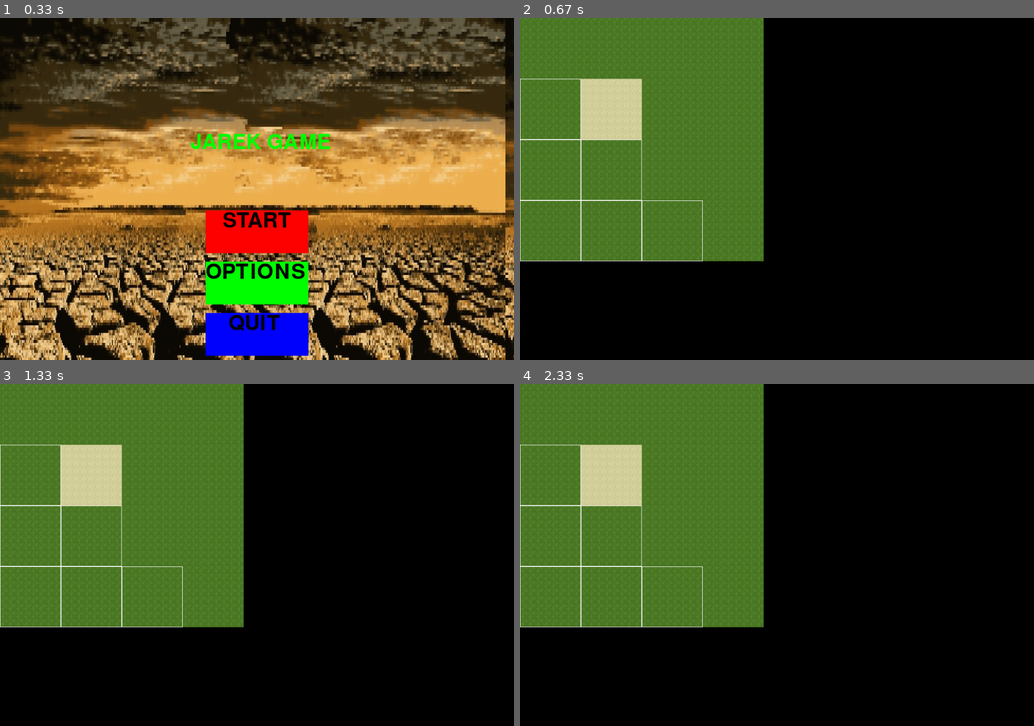
Above: before the commit, frames 1-4 (two rows, left to right).
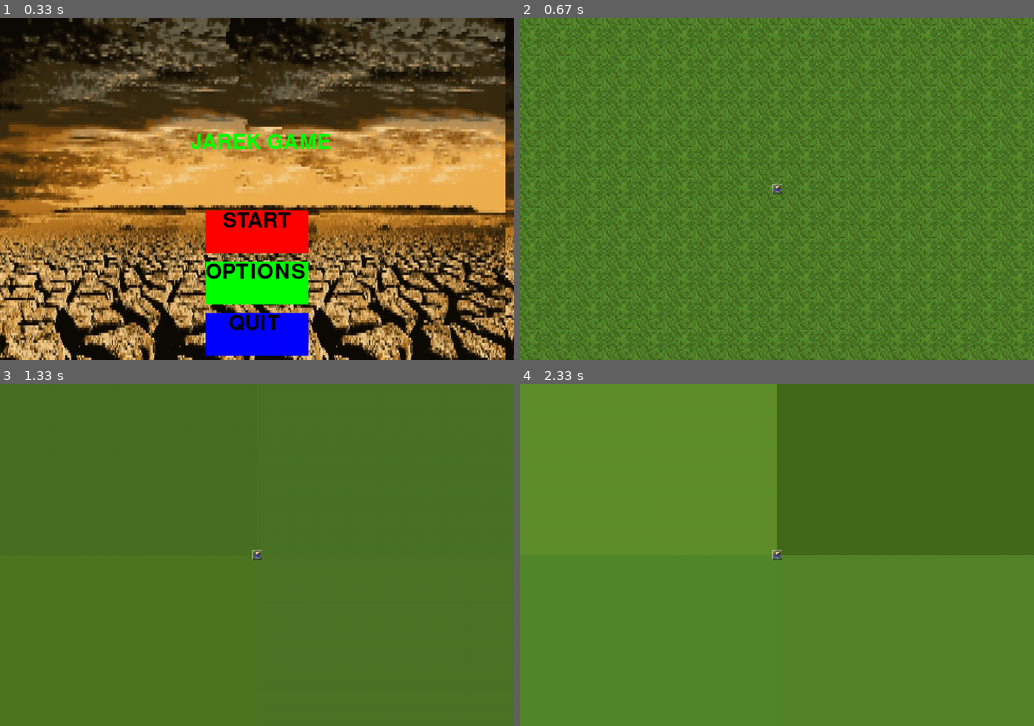
Above: after the commit, the same moments.

Repository: heavykisiel/PygameProject2
Game: pygame game, started from main.py
Two runs of this game, one before a commit and one after it. Both use one fixed random seed, a clock stepped at 60 frames per second and the inputs below.
Inputs (mouse positions are in pixels of both pictures, inside the frame that each line leads up to):
- Up to frame 1 (0.33 s): no input
- Up to frame 2 (0.67 s): click "START" at 0.38 s
- Up to frame 3 (1.33 s): hold Q 0.67-1.13 s; hold Right 0.67-1.13 s; move the mouse to (236, 568) at 0.7 s; hold Right from 1.17 s (still down)
- Up to frame 4 (2.33 s): release Right at 1.63 s; hold Up 1.67-1.97 s; tap E at 1.82 s; hold Right from 2 s (still down)

Frame 1 is identical in both runs. In frame 2, 71% of the frame differs, in the area x 0-100%, y 0-100%; in frame 3, 70%; in frame 4, 75%.

Commit message:
alpha ver. 0.1022

Diff:
--- a/Camera.py
+++ b/Camera.py
@@ -1,6 +1,21 @@
 import pygame
 
 
-class Camera:
+class Camera(pygame.sprite.Group):
+
     def __init__(self):
-        self.screen
+        super().__init__()
+        self.screen = pygame.display.get_surface()
+        self.zoom_scale = 1
+
+    def draw(self, player):
+        self.zoom_keyboard_control()
+        for sprite in self.sprites():
+            self.screen.blit(sprite.image, sprite.rect)
+
+    def zoom_keyboard_control(self):
+        keys = pygame.key.get_pressed()
+        if keys[pygame.K_q]:
+            self.zoom_scale += 0.1
+        if keys[pygame.K_e]:
+            self.zoom_scale -= 0.1
--- a/Gameplay.py
+++ b/Gameplay.py
@@ -1,37 +1,60 @@
-import pygame
+import sys
+
+import pygame.math
 from pygame.locals import *
+
+import Camera
+from Camera import *
 from map import Map
+from textures.TextureLoader import Load_Block_Textures
+from Player import Player
 
 
 class Gameplay:
 
     def __init__(self, screen):
-        self.screen = screen
+        self.screen = screen  # 1080x720
+        self.surface_size = pygame.Surface.get_size(self.screen)
+        self.half_screen_w = self.surface_size[0] / 2
+        self.half_screen_h = self.surface_size[1] / 2
+        self.surface_size_vector = pygame.math.Vector2(self.surface_size)
         self.screen.fill((0, 0, 0))
+        self.camera_group = Camera()
         self.display = pygame.Surface((300, 300))
+        self.player = Player((540, 360), self.camera_group)
+        self.block_pixels = 64
+        self.texture_count_per_tile = 16
+        # mnożnik block_pixels i texture count per title musi byc równe rectSize
+        self.rectSize = 1024
+        self.grass_block = Load_Block_Textures(self.block_pixels, 0)
+        self.sand_block = Load_Block_Textures(self.block_pixels, 1)
+        self.map_Data = Map.Map()
+        self.player_pos = (0, 0)
 
-        # self.camera = Camera.Camera()
-        self.block = pygame.image.load('textures/grass.jpg').convert()
-        self.block = pygame.transform.scale(self.block, (16, 16))
-        self.block.set_colorkey((0, 0, 0))
-        self.block1 = pygame.image.load('textures/sand.jpg').convert()
-        self.block1 = pygame.transform.scale(self.block1, (16, 16))
-        self.block1.set_colorkey((0, 0, 0))
-        self.map_Data = Map.Map()
-        self.LoadNewGame()
-
-    def LoadNewGame(self):
+    def LoadNewGame(self, player):
+        self.player_pos += player.direction * self.player.speed
+        print(self.player_pos)
         for y, row in enumerate(self.map_Data.ChunkMap):
             for x, tile in enumerate(row):
                 if tile:
-                    pygame.draw.rect(self.screen, (255, 255, 255), pygame.Rect(x * 128, y * 128, 128, 128), 1)
-                    # print(tile)
-                    for rowC in range(8):
-                        for tileC in range(8):
-                            self.screen.blit(self.block, (tile[0] * 128 + rowC * 16, tile[1] * 128 + tileC * 16))
+                    pygame.draw.rect(self.screen, (255, 255, 255),
+                                     pygame.Rect(x * self.rectSize, y * self.rectSize, self.rectSize, self.rectSize), 1)
+                    # pomocniczy rectangle można wykomentować
+                    for rowC in range(self.texture_count_per_tile):
+                        for tileC in range(self.texture_count_per_tile):
+                            offset_pos = tile[0] * self.rectSize + rowC * self.block_pixels - self.player_pos[0], \
+                                         tile[1] * self.rectSize + tileC * self.block_pixels - self.player_pos[1]
+                            self.screen.blit(self.grass_block, offset_pos)
+                            # biom render
                             if tile[2] == 1:
-                                self.screen.blit(self.block1, (tile[0] * 128 + rowC * 16, tile[1] * 128 + tileC * 16))
+                                offset_pos = tile[0] * self.rectSize + rowC * self.block_pixels - self.player_pos[0], \
+                                             tile[1] * self.rectSize + tileC * self.block_pixels - self.player_pos[1]
+                                self.screen.blit(self.sand_block, offset_pos)
+            scaled_surface = pygame.transform.scale(self.screen,
+                                                    self.surface_size_vector * self.camera_group.zoom_scale)
 
+            scaled_rect = scaled_surface.get_rect(center=(self.half_screen_w, self.half_screen_h))
+            self.screen.blit(scaled_surface, scaled_rect)
             # tile[0] == x
             # tile[1] == y
             # tile[2] == biom_id
@@ -41,10 +64,23 @@
         running = True
         i = 0
         while running:
-            pygame.time.Clock().tick(60)
+
             for event in pygame.event.get():
                 if event.type == QUIT:
                     running = False
+                    pygame.quit()
+                    sys.exit()
+                if event.type == pygame.MOUSEWHEEL:
+                    self.camera_group.zoom_scale += event.y * 0.03
+                    # zoom jest ale są cyrki, ale można się pobawić
+            self.screen.fill((0, 0, 0))
+            self.camera_group.update()
+            self.LoadNewGame(self.player)
+            self.camera_group.draw(self.player)
 
-            i = i+1
-            print(i)
+            pygame.display.update()
+            pygame.time.Clock().tick(20)
+            # można zmieniać, ale do testowania dałem 20
+
+            i = i + 1
+            # print(i)
--- /dev/null
+++ b/Player.py
@@ -0,0 +1,32 @@
+import pygame
+
+
+class Player(pygame.sprite.Sprite):
+    def __init__(self, pos, group):
+        super().__init__(group)
+        self.image = pygame.image.load('textures/player.png').convert_alpha()
+        self.image = pygame.transform.scale(self.image, (20, 20))
+        self.image.set_colorkey((246, 246, 246))
+        self.rect = self.image.get_rect(center=pos)
+        self.direction = pygame.math.Vector2()
+        self.player_position = (0, 0)
+        self.speed = 16
+        # można zmieniać speed
+
+    def input(self):
+        keys = pygame.key.get_pressed()
+        if keys[pygame.K_UP]:
+            self.direction.y = -1
+        elif keys[pygame.K_DOWN]:
+            self.direction.y = 1
+        else:
+            self.direction.y = 0
+        if keys[pygame.K_RIGHT]:
+            self.direction.x = 1
+        elif keys[pygame.K_LEFT]:
+            self.direction.x = -1
+        else:
+            self.direction.x = 0
+
+    def update(self):
+        self.input()
--- a/map/Map.py
+++ b/map/Map.py
@@ -1,7 +1,8 @@
+
 class Map:
     def __init__(self):
-        self.ChunksX = 4  # 64
-        self.ChunksY = 4  # 64
+        self.ChunksX = 16  # 64
+        self.ChunksY = 16  # 64
 
         self.ChunkMap = [[[0, 0, 0] for x in range(self.ChunksX)] for y in range(self.ChunksY)]
         self.mapPrinter()
@@ -15,4 +16,4 @@
         self.ChunkMap[1][1] = [1, 1, 1]
 
 
-#ChunkSize = {'x': 8, 'y': 8}
+# ChunkSize = {'x': 8, 'y': 8}
--- a/textures/TextureLoader.py
+++ b/textures/TextureLoader.py
@@ -8,6 +8,19 @@
     bg = pygame.image.load("textures/background_menu.jpg")
     bg = pygame.transform.scale(bg, screen_size)
     return bg
+
+
+def Load_Block_Textures(block_pixels, id_block):
+    if id_block == 0:
+        grass_block = pygame.image.load('textures/grass.jpg').convert()
+        grass_block = pygame.transform.scale(grass_block, (block_pixels, block_pixels))
+        grass_block.set_colorkey((0, 0, 0))
+        return grass_block
+    elif id_block == 1:
+        sand_block = pygame.image.load('textures/sand.jpg').convert()
+        sand_block = pygame.transform.scale(sand_block, (block_pixels, block_pixels))
+        sand_block.set_colorkey((0, 0, 0))
+        return sand_block
 
 
 def LoadingScreenAnimation(screen, screenSize, i, bg):
Binary file added: textures/player.png
